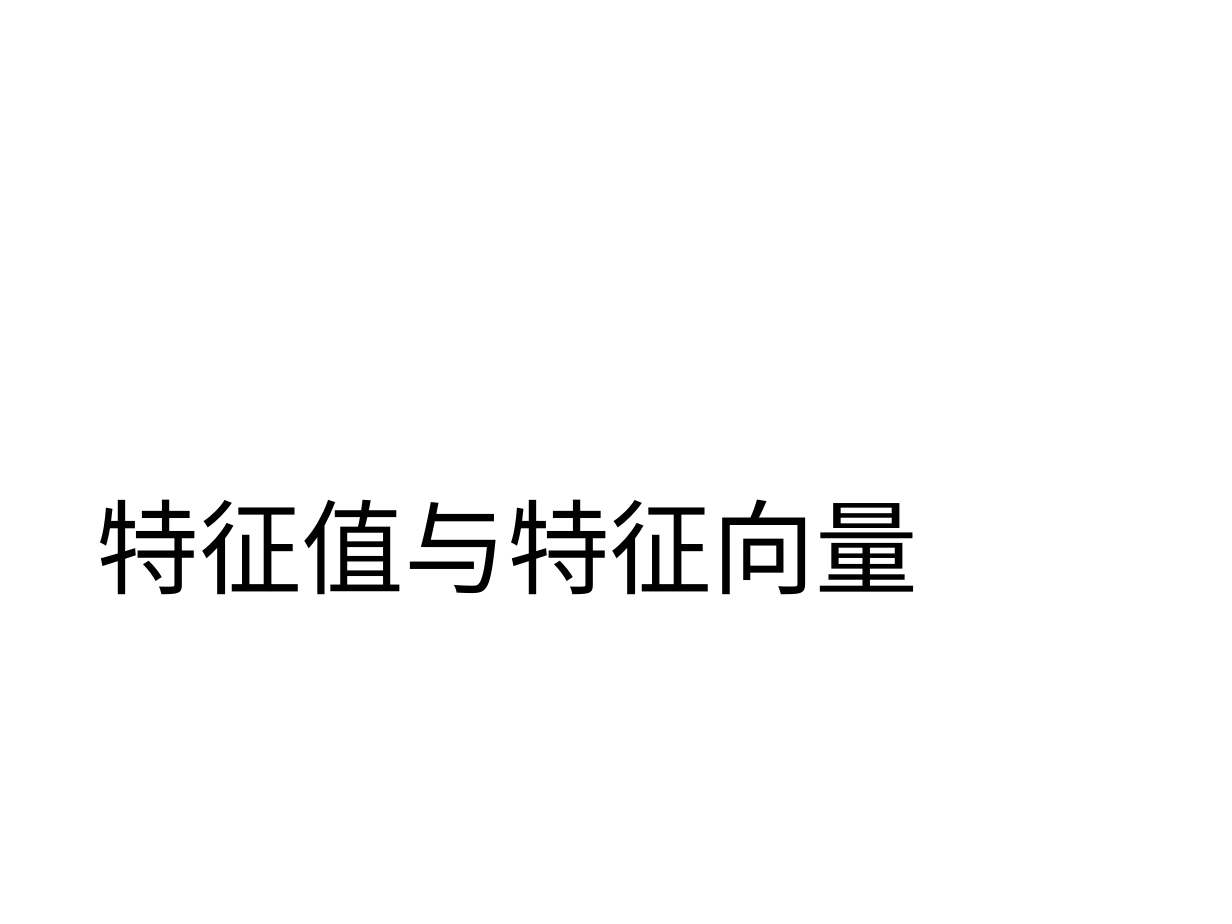
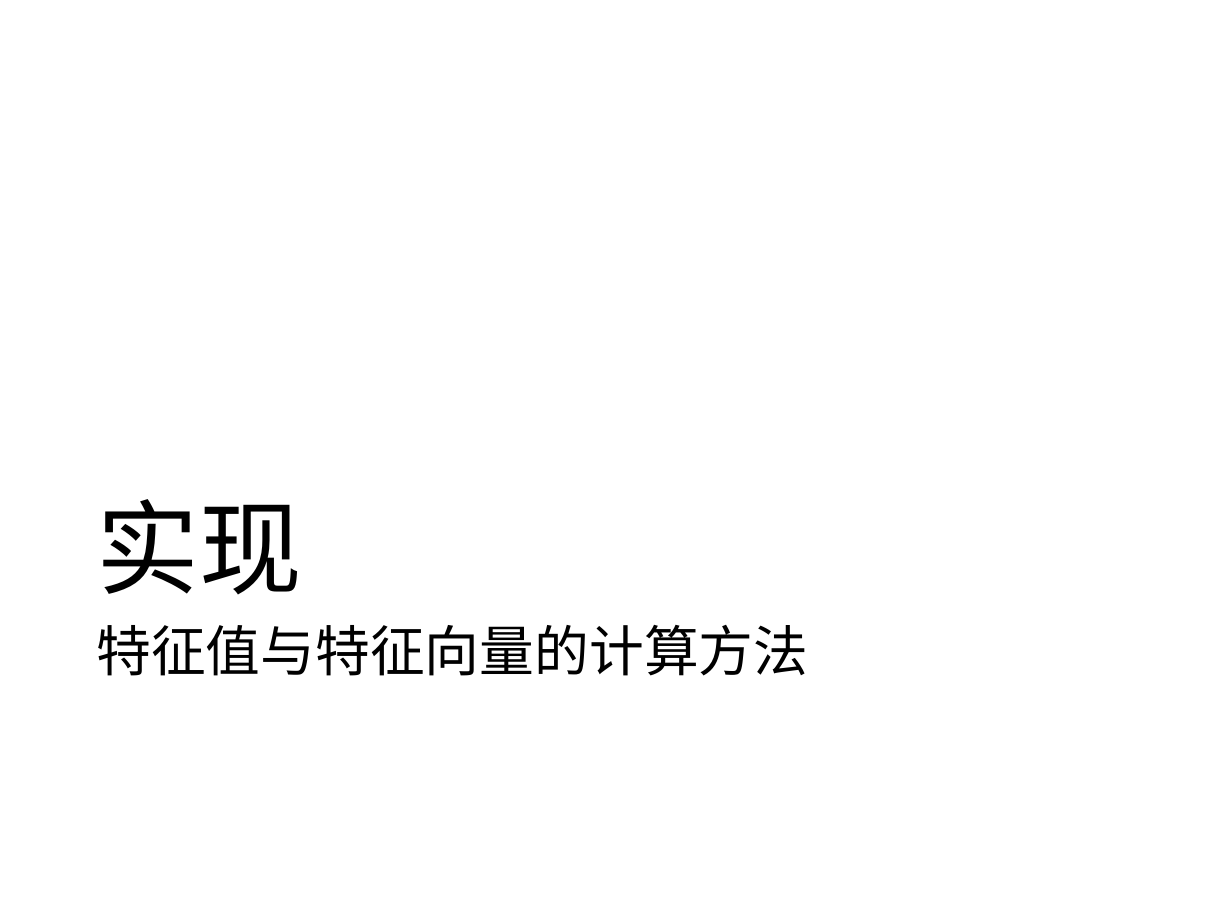
Before and after one commit to yishuai/bigalgo, a slide deck: slide 23 of ppt/13-pca.pptx (slide 8 before the commit). Drawn at 1232x924 pixels with LibreOffice and Linux fonts; fonts in the diff are those of the drawing. Boxes give left, top, right and bottom in pixels: in the first picture for what was removed or moved away, otherwise in the second. Text is boxed around its words. In the diff, an @@ line names an element or a change of style, - is before the commit and + after.

```diff
--- a/ppt/13-pca.pptx
+++ b/ppt/13-pca.pptx
@@ title at (96,499,301,595): text changed @@
-特征值与特征向量
+实现
@@ text added at (96,625,808,676), 32 pt, text #000000 @@
+特征值与特征向量的计算方法
```
Also in this commit, not shown: 3 other slides changed, 16 slides added, 4 slides removed, 8 other files.
